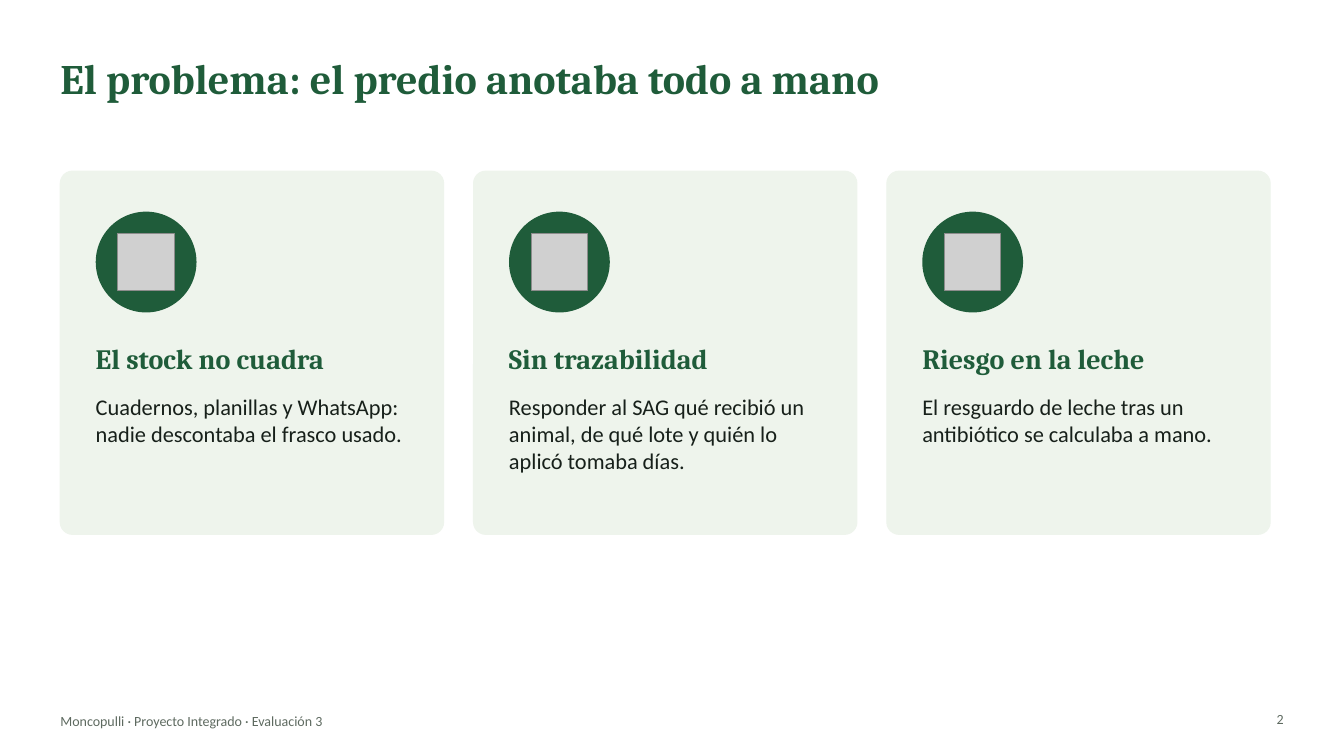
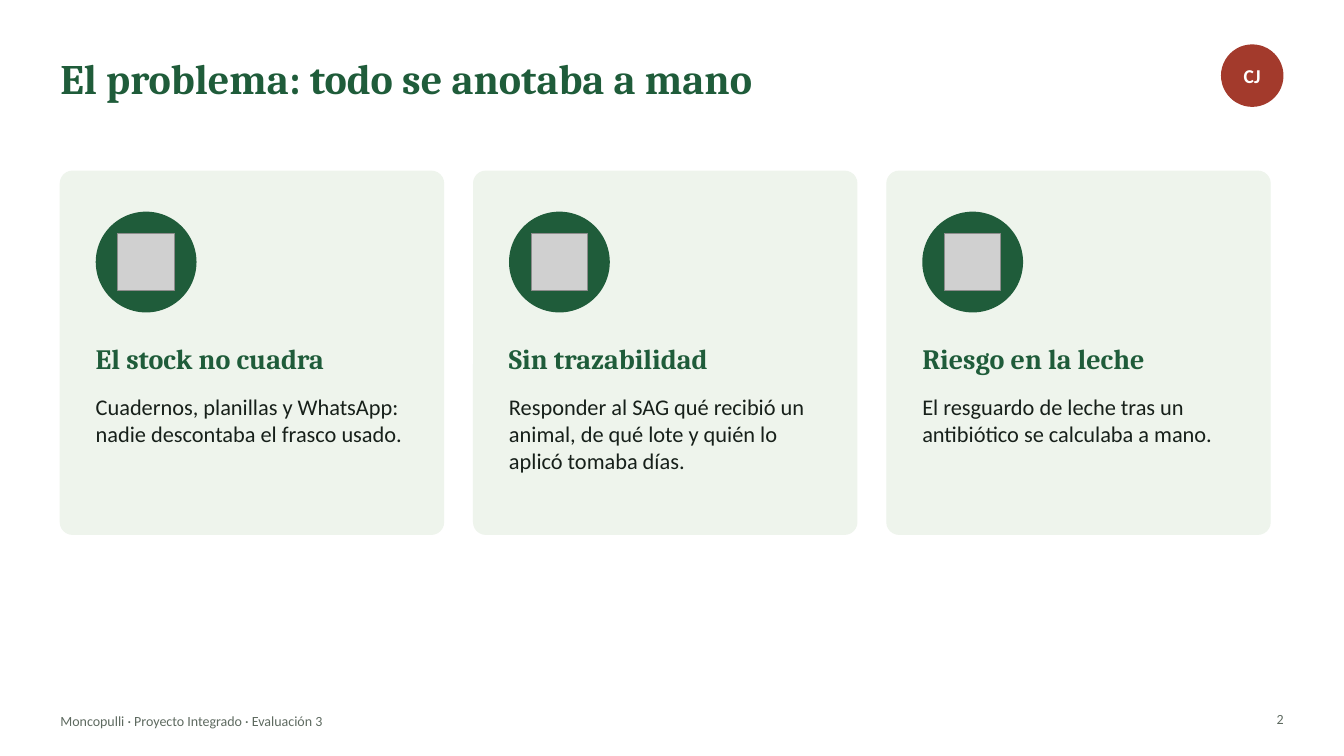
Before and after one commit to catitaconflow/moncopullis, a slide deck: slide 2 of docs/presentacion/Moncopulli_Defensa.pptx. Drawn at 1344x756 pixels with LibreOffice and Linux fonts; fonts in the diff are those of the drawing; grey boxes stand for pictures. Boxes give left, top, right and bottom in pixels: in the first picture for what was removed or moved away, otherwise in the second. Text is boxed around its words. In the diff, an @@ line names an element or a change of style, - is before the commit and + after.

```diff
--- a/docs/presentacion/Moncopulli_Defensa.pptx
+++ b/docs/presentacion/Moncopulli_Defensa.pptx
@@ ellipse added at bbox=[1221, 44, 1284, 107], fill #A33A2C @@
@@ title at bbox=[60, 65, 752, 103]: text changed @@
-El problema: el predio anotaba todo a mano
+El problema: todo se anotaba a mano
@@ text added at bbox=[1244, 70, 1261, 83], 14 pt, text #FFFFFF, bold @@
+CJ
```
Also in this commit, not shown: 23 other slides changed, 2 other files.
